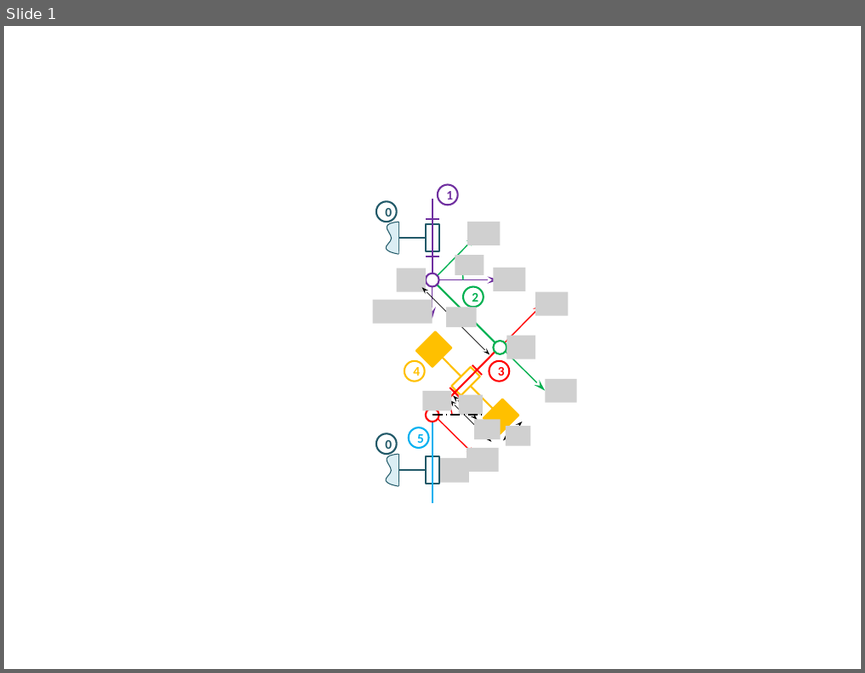
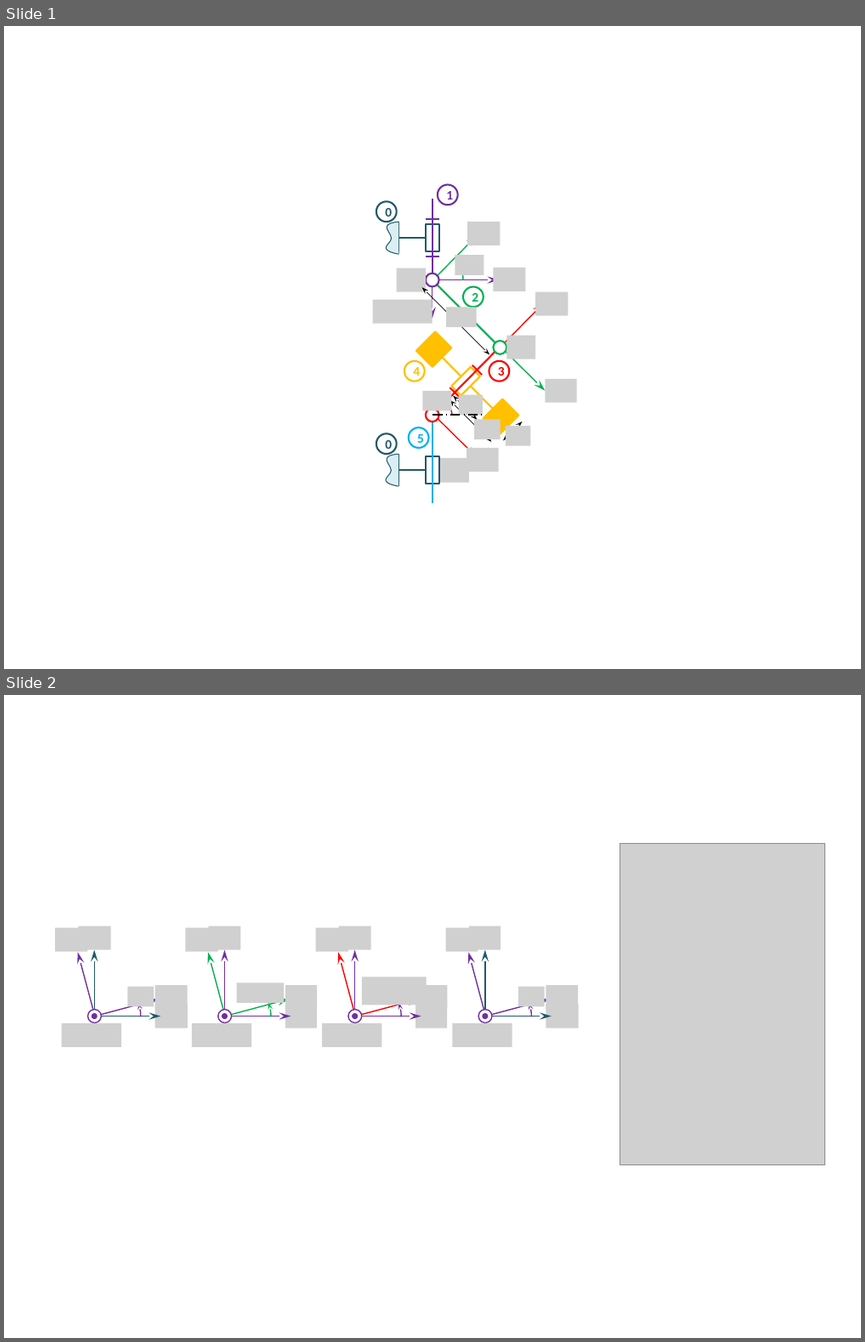
Before and after one commit to xpessoles/Cy_04_PSI_ModelisationDynamique, a slide deck: Chapitre_03_TorseursCinetiquesDynamiques/Application_01/images/Figures.pptx. Shown one above the other, each under a label of ours: slide 1 before the commit, slides 1 and 2 after it. The pictures are 865x673 and 865x1342 pixels, drawn with LibreOffice and Linux fonts; fonts in the diff are those of the drawing; grey boxes stand for pictures. Boxes give left, top, right and bottom in pixels: in the first picture for what was removed or moved away, otherwise in the second. Text is boxed around its words. In the diff, an @@ line names an element or a change of style, - is before the commit and + after.

```diff
--- a/Chapitre_03_TorseursCinetiquesDynamiques/Application_01/images/Figures.pptx
+++ b/Chapitre_03_TorseursCinetiquesDynamiques/Application_01/images/Figures.pptx
@@ slide 2 added at bbox=[4, 695, 861, 1338], background #FFFFFF @@
@@ picture added at bbox=[620, 843, 825, 1164] @@
@@ group added at bbox=[48, 926, 188, 1062]: 6 pictures, 4 arrows, 2 ellipses, 1 arc (boxed as its full ellipse) @@
@@ group added at bbox=[179, 926, 317, 1062]: 6 pictures, 4 arrows, 2 ellipses, 1 arc (boxed as its full ellipse) @@
@@ group added at bbox=[309, 926, 447, 1062]: 6 pictures, 4 arrows, 2 ellipses, 1 arc (boxed as its full ellipse) @@
@@ group added at bbox=[439, 926, 578, 1062]: 6 pictures, 4 arrows, 2 ellipses, 1 arc (boxed as its full ellipse) @@
```
Also in this commit, not shown: 10 other files.
